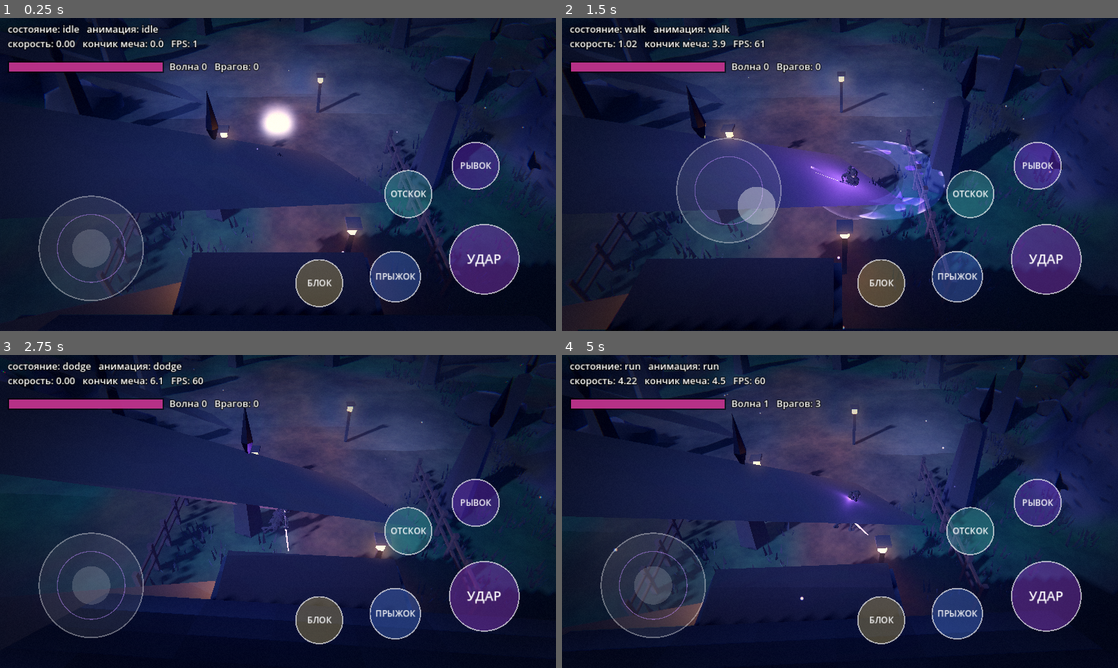
Above: before the commit, frames 1-4 (two rows, left to right).
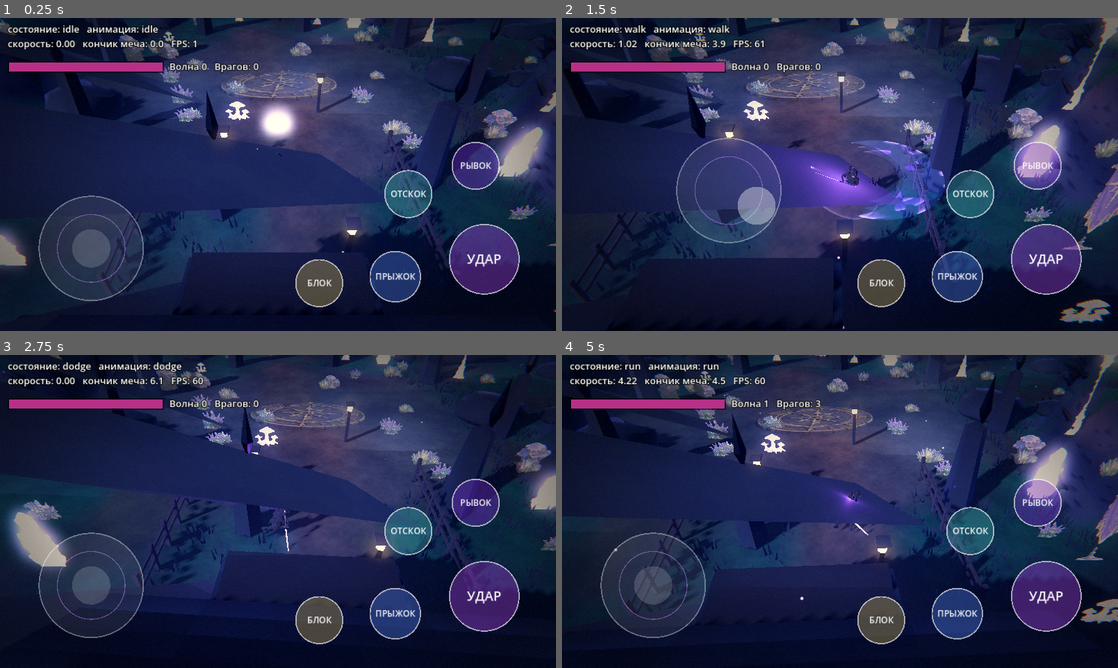
Above: after the commit, the same moments.

Repository: Masuku4129/Game
Game: Godot game, scene res://main.tscn
The game is run twice, just before and just after one commit, with the same random seed, the same clock (stepped at 60 frames per second) and the same inputs.
Inputs (mouse positions are in pixels of both pictures, inside the frame that each line leads up to):
- Up to frame 1 (0.25 s): no input
- Up to frame 2 (1.5 s): tap Enter at 0.5 s; move the mouse to (962, 158) at 0.52 s; hold D 0.53-1.25 s; tap J at 0.6 s; click (962, 158) at 0.67 s; tap Space at 0.77 s; drag from (728, 190) to (812, 237) at 1.27 s
- Up to frame 3 (2.75 s): move the mouse to (333, 442) at 2.02 s; hold D from 2.03 s (still down); tap U at 2.1 s
- Up to frame 4 (5 s): release D at 2.75 s; drag from (812, 574) to (673, 464) at 2.77 s; move the mouse to (1006, 558) at 3.52 s; hold A 3.53-4.25 s; tap L at 3.6 s; tap Space at 3.77 s; drag from (673, 464) to (756, 433) at 4.27 s

The runs differ from the first frame. In frame 1, 7.4% of the frame differs, in the area x 0-100%, y 0-95%; in frame 2, 9.0%, in the area x 2-100%, y 0-100%; in frame 3, 6.5%; in frame 4, 7.4%.

Commit message:
Painted sprite props (trees, columns, lamps, banners, statue, crystals, flora) as fixed-Y billboards on the glade
Co-Authored-By: Claude Sonnet 5.5 <noreply@anthropic.com>
Claude-Session: https://claude.ai/code/session_01XvKRdiRrWdLnET7y1AhQmW

Diff:
--- /dev/null
+++ b/kira_3d_test/props_sprites.gd
@@ -0,0 +1,146 @@
+class_name PropSprites
+extends Node3D
+## Спрайтовые декорации из нарисованных листов: картонки с вертикальным биллбордом (камера фиксированная).
+
+var valley: Valley
+var rng := RandomNumberGenerator.new()
+var _mats := {}
+
+
+func _mat(name: String, glow: float) -> StandardMaterial3D:
+	var key := name + str(glow)
+	if _mats.has(key):
+		return _mats[key]
+	var tex: Texture2D = load("res://sprites/%s.png" % name)
+	var m := StandardMaterial3D.new()
+	m.albedo_texture = tex
+	m.transparency = BaseMaterial3D.TRANSPARENCY_ALPHA_SCISSOR
+	m.alpha_scissor_threshold = 0.5
+	m.alpha_antialiasing_mode = BaseMaterial3D.ALPHA_ANTIALIASING_ALPHA_TO_COVERAGE
+	m.billboard_mode = BaseMaterial3D.BILLBOARD_FIXED_Y
+	m.billboard_keep_scale = true
+	m.roughness = 1.0
+	m.specular_mode = BaseMaterial3D.SPECULAR_DISABLED
+	m.texture_filter = BaseMaterial3D.TEXTURE_FILTER_LINEAR_WITH_MIPMAPS_ANISOTROPIC
+	m.emission_enabled = true
+	m.emission_texture = tex
+	m.emission = Color.WHITE
+	m.emission_energy_multiplier = 0.22 + glow
+	m.cull_mode = BaseMaterial3D.CULL_DISABLED
+	_mats[key] = m
+	return m
+
+
+## h - высота в метрах; позиция - ножка предмета на земле
+func put(name: String, x: float, z: float, h: float, glow := 0.0, obst := 0.0, flip := false) -> Node3D:
+	var tex: Texture2D = load("res://sprites/%s.png" % name)
+	if tex == null:
+		return null
+	var w := h * float(tex.get_width()) / float(tex.get_height())
+	var q := QuadMesh.new()
+	q.size = Vector2(w, h)
+	q.center_offset = Vector3(0.0, h * 0.5, 0.0)
+	var mi := MeshInstance3D.new()
+	mi.mesh = q
+	mi.material_override = _mat(name, glow)
+	mi.position = Vector3(x, valley.height_at(x, z) - 0.04 * h, z)
+	if flip:
+		mi.scale = Vector3(-1.0, 1.0, 1.0)
+	mi.cast_shadow = GeometryInstance3D.SHADOW_CASTING_SETTING_OFF
+	add_child(mi)
+	if obst > 0.0:
+		valley.add_obstacle(x, z, obst, h)
+	return mi
+
+
+func _light(x: float, y: float, z: float, col: Color, energy: float, rng_m: float) -> void:
+	var l := OmniLight3D.new()
+	l.light_color = col
+	l.light_energy = energy
+	l.omni_range = rng_m
+	l.omni_attenuation = 1.4
+	l.position = Vector3(x, valley.height_at(x, z) + y, z)
+	add_child(l)
+
+
+func _ok(x: float, z: float, r: float) -> bool:
+	return Vector2(x, z).length() < Valley.ARENA - 0.5 and Vector2(x - Valley.START_POS.x, z - Valley.START_POS.z).length() > 3.0 \
+		and valley._path_mask(x, z) < 0.35 and valley.is_free(x, z, r)
+
+
+func build(v: Valley) -> void:
+	valley = v
+	rng.seed = 777
+	var c := Valley.RING_C
+	# центр боевой площадки: статуя, жаровни, кристаллы
+	put("statue", c.x, c.y - 13.0, 4.2, 0.1, 1.2)
+	for s: float in [-1.0, 1.0]:
+		put("brazier", c.x + s * 3.2, c.y - 11.2, 1.7, 0.5, 0.5)
+		_light(c.x + s * 3.2, 1.6, c.y - 11.2, Color(0.7, 0.4, 1.0), 2.4, 7.0)
+		put("column_a", c.x + s * 6.5, c.y - 12.0, 5.2, 0.0, 0.7)
+	# фонари вдоль краёв площадки
+	for k in range(6):
+		var a := TAU * float(k) / 6.0 + 0.5
+		var x := c.x + cos(a) * 12.5
+		var z := c.y + sin(a) * 12.5
+		if _ok(x, z, 0.5):
+			put("lamp_a" if k % 2 == 0 else "lamp_b", x, z, 3.6, 0.9, 0.3)
+			_light(x, 3.0, z, Color(1.0, 0.68, 0.35), 2.2, 8.0)
+	# баннеры и колонны
+	for k in range(7):
+		var a := TAU * float(k) / 7.0 + 0.9
+		var x := c.x + cos(a) * 15.5 + rng.randf_range(-1.0, 1.0)
+		var z := c.y + sin(a) * 15.5 + rng.randf_range(-1.0, 1.0)
+		if _ok(x, z, 0.6):
+			if k % 2 == 0:
+				put("banner_b", x, z, 4.6, 0.1, 0.3)
+			else:
+				put("column_b", x, z, 4.6, 0.0, 0.6)
+	# руины на заднем плане
+	for p in [Vector2(-17.0, -17.0), Vector2(16.0, -18.0), Vector2(0.0, -23.0), Vector2(-22.0, 2.0), Vector2(22.0, 4.0)]:
+		if _ok(p.x, p.y, 1.0):
+			put("ruin_wall", p.x, p.y, 4.2, 0.0, 1.8, rng.randf() < 0.5)
+	for p in [Vector2(-12.0, -20.0), Vector2(9.0, -21.0), Vector2(-19.0, -8.0), Vector2(20.0, -6.0)]:
+		if _ok(p.x, p.y, 0.8):
+			put("rubble", p.x, p.y, 1.7, 0.0, 1.0, rng.randf() < 0.5)
+	# кристаллы со свечением
+	for p in [Vector2(-8.0, 8.0), Vector2(9.0, 4.0), Vector2(-4.0, -15.0), Vector2(6.0, -14.0)]:
+		if _ok(p.x, p.y, 0.7):
+			put("crystal", p.x, p.y, 2.4, 1.0, 0.6)
+			_light(p.x, 1.2, p.y, Color(0.6, 0.35, 1.0), 2.6, 6.0)
+	# деревья по краю поляны (дальше стена елей)
+	var trees := ["tree_green", "tree_purple", "tree_pine", "tree_dead"]
+	for i in range(34):
+		var a := rng.randf() * TAU
+		var r := rng.randf_range(17.0, Valley.ARENA - 0.5)
+		var x := cos(a) * r
+		var z := sin(a) * r
+		if z > 8.0 and absf(x) < 6.0:
+			continue
+		if _ok(x, z, 1.0):
+			var nm: String = trees[rng.randi() % trees.size()]
+			var h := rng.randf_range(6.0, 9.5) if nm != "tree_pine" else rng.randf_range(8.0, 12.0)
+			put(nm, x, z, h, 0.0, 0.8, rng.randf() < 0.5)
+	# мелочь: цветы, лаванда, грибы, трава, камни
+	var small := ["flowers", "lavender", "mushroom", "grass", "grass", "rock_big"]
+	for i in range(110):
+		var a := rng.randf() * TAU
+		var r := sqrt(rng.randf()) * (Valley.ARENA - 1.0)
+		var x := cos(a) * r
+		var z := sin(a) * r
+		if _ok(x, z, 0.3):
+			var nm: String = small[rng.randi() % small.size()]
+			var h: float = {"flowers": 0.8, "lavender": 0.85, "mushroom": 0.9, "grass": 0.75, "rock_big": 1.1}[nm]
+			h *= rng.randf_range(0.8, 1.4)
+			put(nm, x, z, h, 0.5 if nm == "mushroom" else 0.0, 0.0, rng.randf() < 0.5)
+	# компас-руна под ногами
+	var comp := Sprite3D.new()
+	comp.texture = load("res://sprites/compass.png")
+	comp.axis = Vector3.AXIS_Y
+	comp.pixel_size = 7.0 / float(comp.texture.get_width())
+	comp.position = Vector3(c.x, valley.height_at(c.x, c.y) + 0.06, c.y)
+	comp.shaded = false
+	comp.transparent = true
+	comp.modulate = Color(1, 1, 1, 0.55)
+	comp.alpha_cut = SpriteBase3D.ALPHA_CUT_DISABLED
+	add_child(comp)
--- a/kira_3d_test/valley.gd
+++ b/kira_3d_test/valley.gd
@@ -326,6 +326,9 @@
 	_compute_grid()
 	_build_terrain()
 	_scatter()
+	var ps := PropSprites.new()
+	add_child(ps)
+	ps.build(self)
 	_build_mountains()
 	_build_fx()
 	_build_shafts()
Binary file added: kira_3d_test/sprites/banner_a.png
Binary file added: kira_3d_test/sprites/banner_b.png
Binary file added: kira_3d_test/sprites/brazier.png
Binary file added: kira_3d_test/sprites/cage.png
Binary file added: kira_3d_test/sprites/column_a.png
Binary file added: kira_3d_test/sprites/column_b.png
Binary file added: kira_3d_test/sprites/compass.png
Binary file added: kira_3d_test/sprites/crystal.png
Binary file added: kira_3d_test/sprites/flowers.png
Binary file added: kira_3d_test/sprites/grass.png
Binary file added: kira_3d_test/sprites/lamp_a.png
Binary file added: kira_3d_test/sprites/lamp_b.png
(and 12 more such lines)
